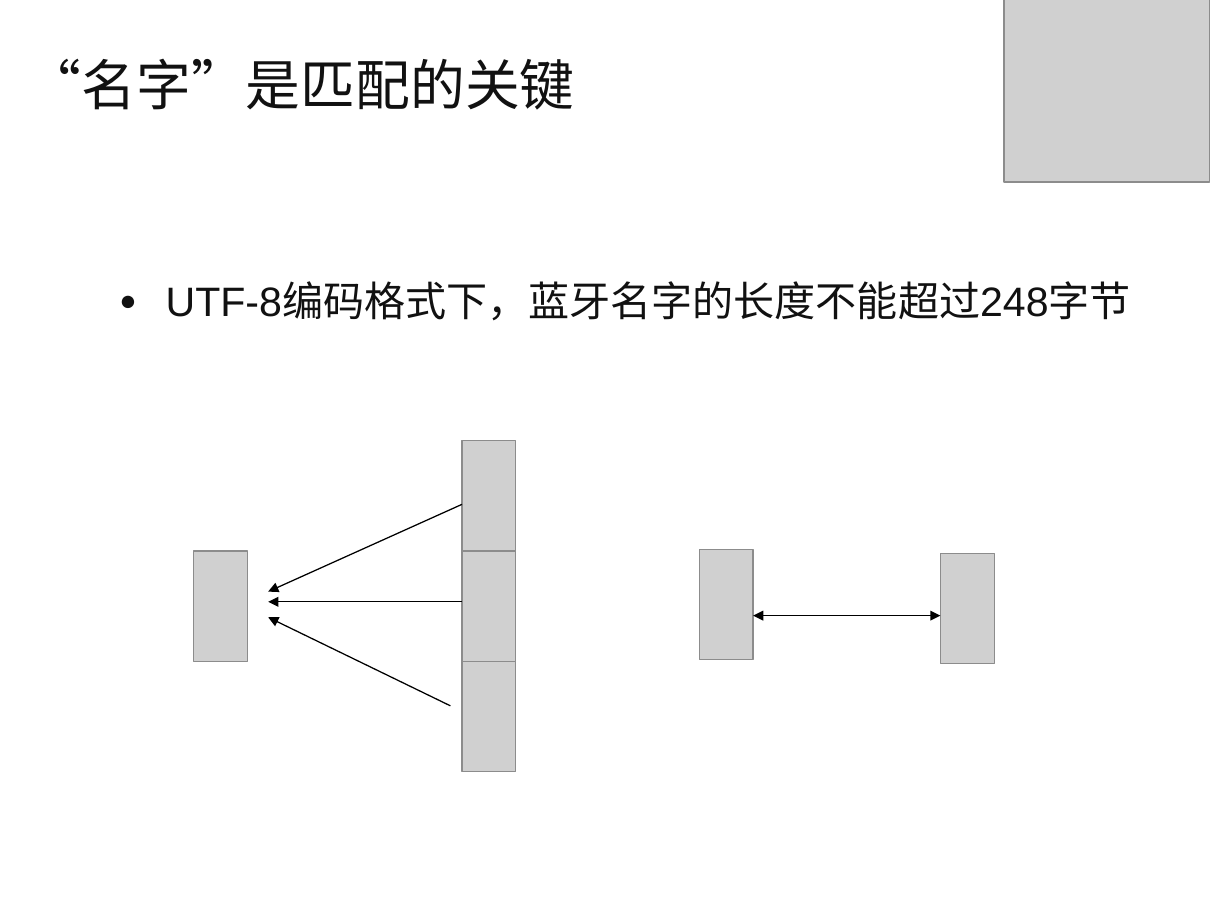
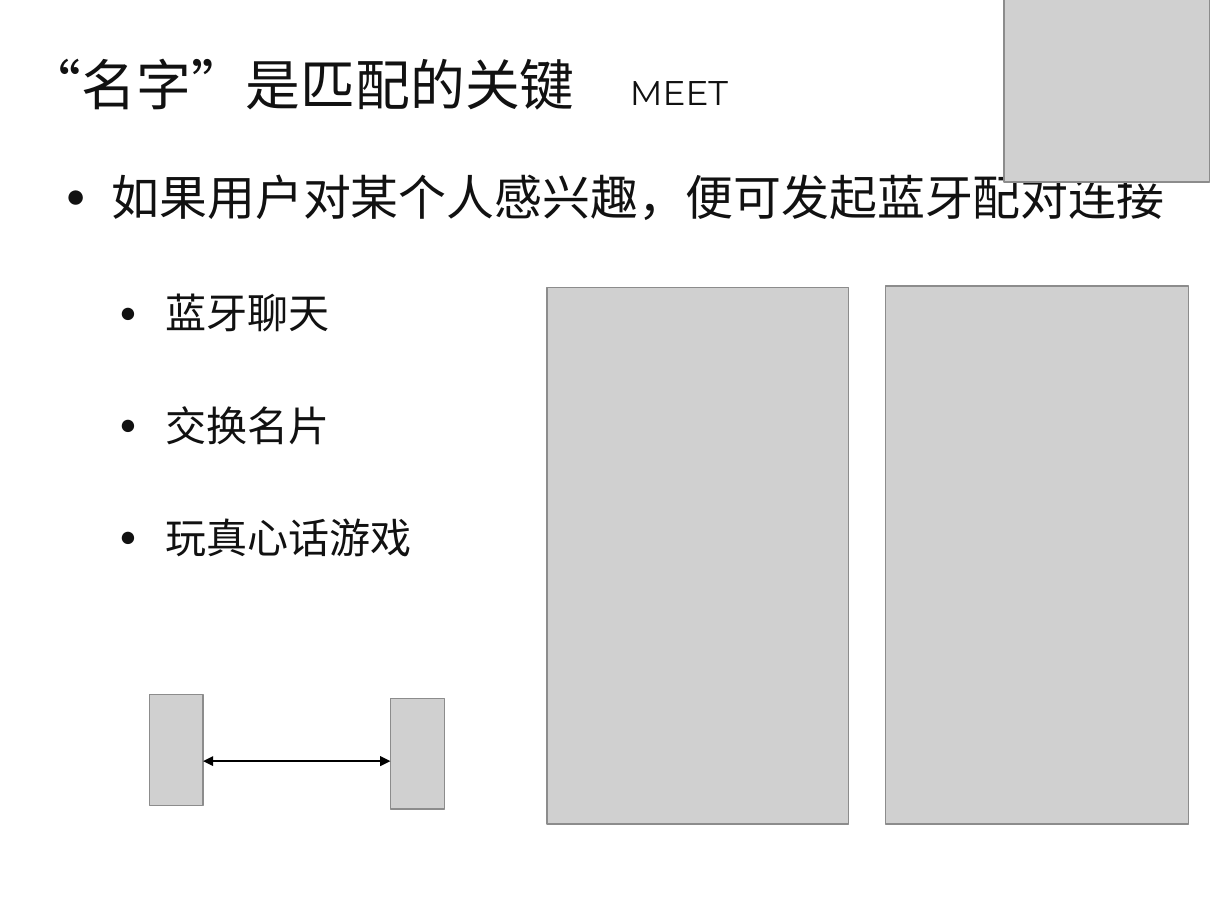
Before and after one commit to qwordy/Meet, a slide deck: slide 11 of doc/高级软件工程中期答辩-第六组.pptx. Drawn at 1232x924 pixels with LibreOffice and Linux fonts; fonts in the diff are those of the drawing; grey boxes stand for pictures; background and template pictures are left out. Boxes give left, top, right and bottom in pixels: in the first picture for what was removed or moved away, otherwise in the second. Text is boxed around its words. In the diff, an @@ line names an element or a change of style, - is before the commit and + after.

```diff
--- a/doc/高级软件工程中期答辩-第六组.pptx
+++ b/doc/高级软件工程中期答辩-第六组.pptx
@@ title at <box>27,59,728,110</box>: text changed @@
-“名字”是匹配的关键
+“名字”是匹配的关键 MEET
@@ text at <box>112,166,1165,557</box>: text changed; size 24 to 28 pt @@
-    ● UTF-8编码格式下，蓝牙名字的长度不能超过248字节
+● 如果用户对某个人感兴趣，便可发起蓝牙配对连接
+    ● 蓝牙聊天
+    ● 交换名片
+    ● 玩真心话游戏
@@ picture added at <box>547,287,849,824</box> @@
@@ picture added at <box>886,286,1189,824</box> @@
@@ picture removed at <box>462,441,516,552</box> @@
@@ arrow removed from (462, 504) to (269, 591) @@
@@ picture removed at <box>193,551,248,662</box> @@
@@ picture removed at <box>462,551,516,662</box> @@
@@ arrow removed from (462, 602) to (269, 602) @@
@@ arrow removed from (451, 706) to (269, 617) @@
@@ picture removed at <box>462,662,516,772</box> @@
@@ 2 pictures, 1 double arrow: place and size @@
-2 pictures, 1 double arrow at <box>700,549,994,664</box>
+2 pictures, 1 double arrow at <box>149,695,445,809</box>
```
Also in this commit, not shown: 6 other slides changed.
